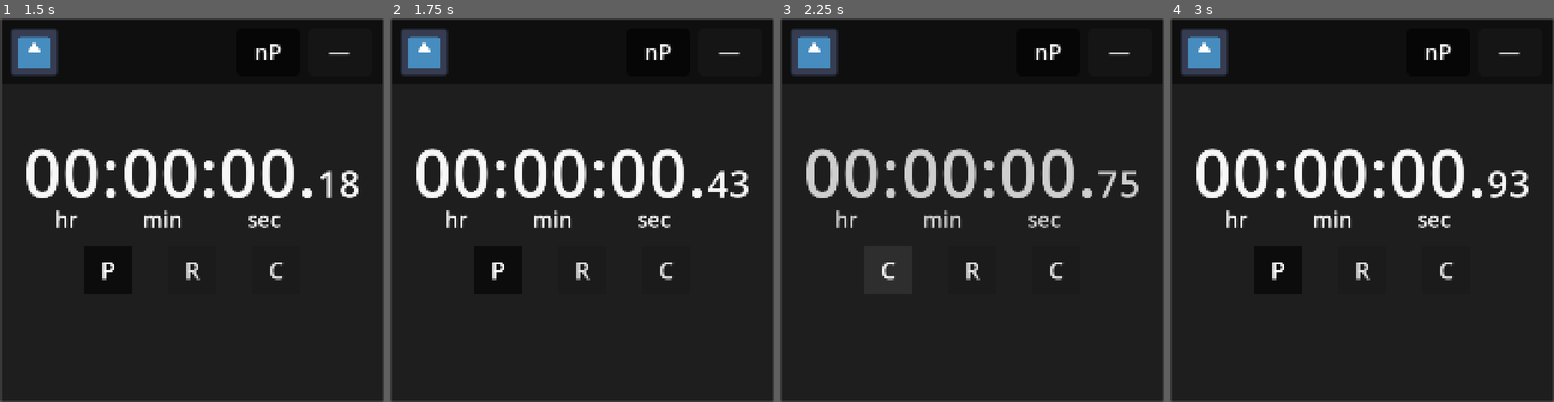
Above: before the commit, frames 1-4 (left to right).
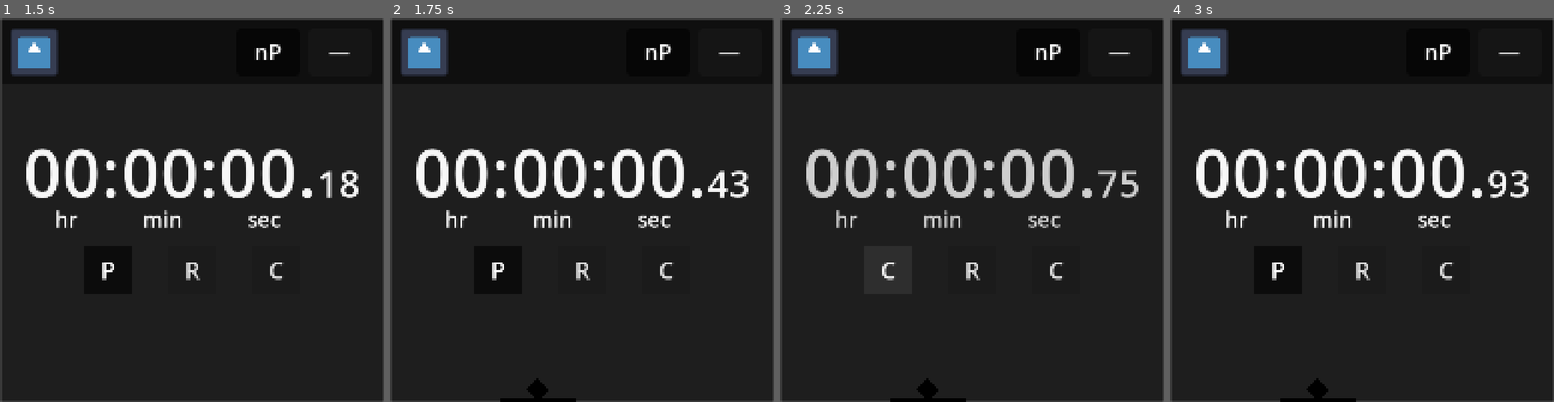
Above: after the commit, the same moments.

Repository: LiteFeather1/ltf-stopwatch
Game: Godot game, scene res://main.tscn
Same seed, same stepped clock (60 frames per second), same inputs: the game is played once before the commit and once after it. The engine's default icon, where the game draws it, is replaced by a stand-in: a white triangle on a blue panel in a dark square.
Inputs:
- Up to frame 1 (1.5 s): click "P" at 0.5 s; click "S" at 1.25 s
- Up to frame 2 (1.75 s): no input
- Up to frame 3 (2.25 s): click "P" at 2 s
- Up to frame 4 (3 s): click "C" at 2.75 s

Frame 1 is identical in both runs. In frame 2, 0.4% of the frame differs, in the area x 28-49%, y 93-100%; in frame 3, 0.4%; in frame 4, 0.4%.

Commit message:
Start button now pop ups start to start. pause to pause and continue to continue

Diff:
--- a/scenes/stopwatch_ui.gd
+++ b/scenes/stopwatch_ui.gd
@@ -3,7 +3,7 @@
 
 @onready var stopwatch: Stopwatch = %stopwatch
 
-@onready var b_start: Button = %b_start
+@onready var b_start: ButtonPopUp = %b_start
 @onready var b_reset: ButtonPopUp = %b_reset
 @onready var b_clipboard: ButtonPopUp = %b_clipboard
 
@@ -27,7 +27,12 @@
 func _start_toggled(state: bool) -> void:
 	stopwatch.set_state(state)
 
-	b_start.text = "P" if state else "C"
+	if state:
+		b_start.text = "P"
+		b_start.set_pop_up_name("Pause")
+	else:
+		b_start.text = "C"
+		b_start.set_pop_up_name("Continue")
 
 
 func _reset_pressed() -> void:
--- a/scenes/stopwatch_ui.tscn
+++ b/scenes/stopwatch_ui.tscn
@@ -32,6 +32,8 @@
 focus_mode = 0
 toggle_mode = true
 text = "S"
+script = ExtResource("3_wkdtx")
+_pop_up_name = "start"
 
 [node name="b_reset" type="Button" parent="HBoxContainer"]
 unique_name_in_owner = true
